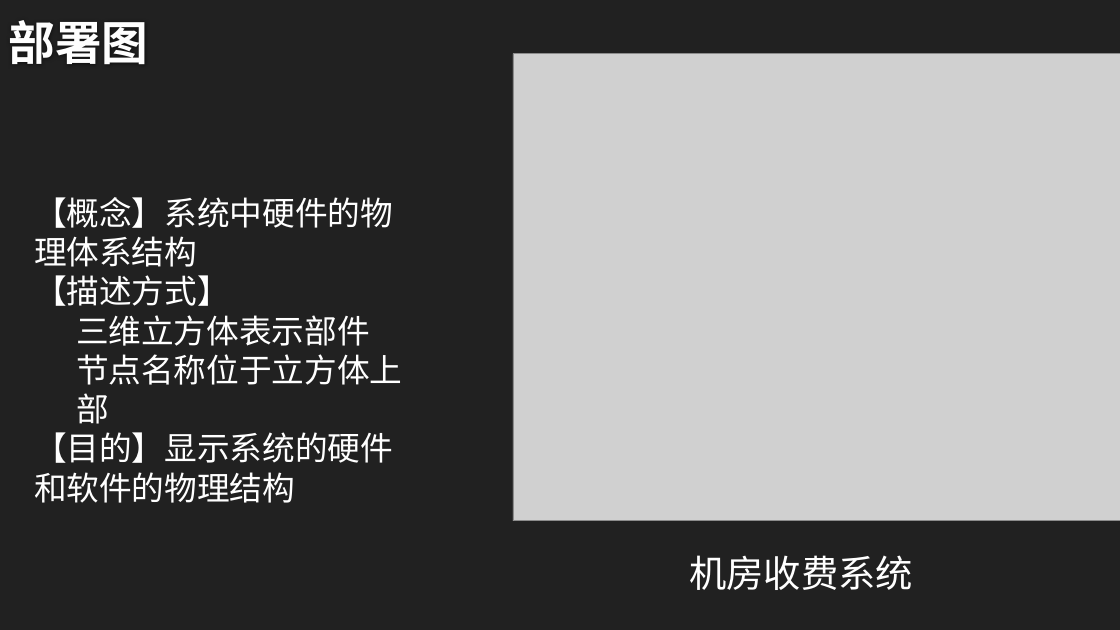
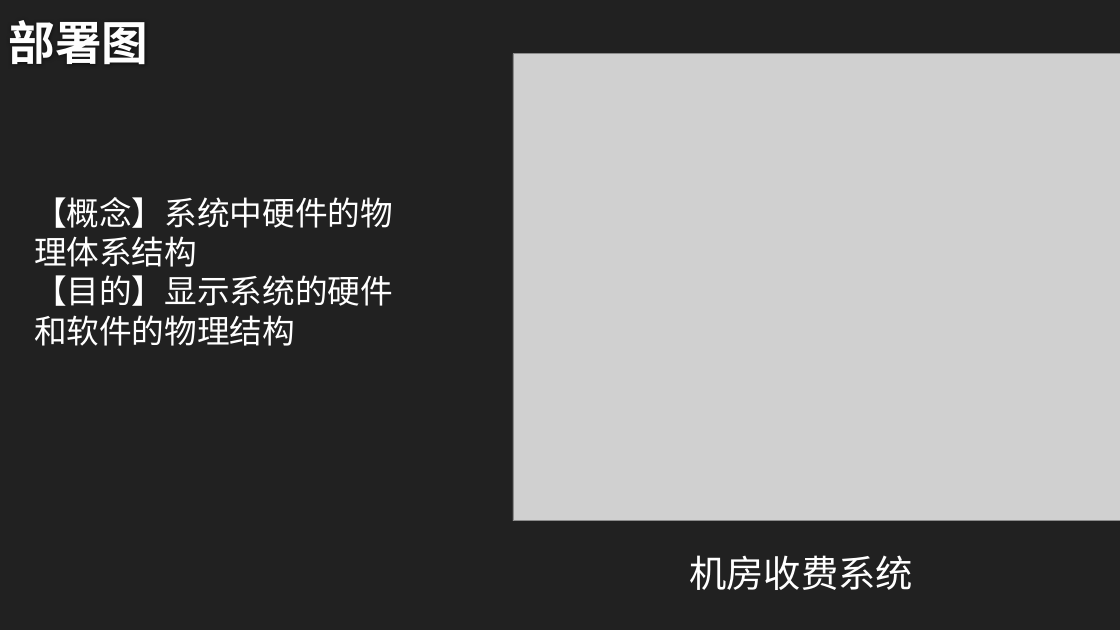
Before and after one commit to twn422/PRD2017, a slide deck: slide 21 of PRD-2017-G24/STW/非受控文件/翻转课堂作业/UML概述/UML概述.pptx (slide 20 before the commit). Drawn at 1120x630 pixels with LibreOffice and Linux fonts; fonts in the diff are those of the drawing; grey boxes stand for pictures; background and template pictures are left out. Boxes give left, top, right and bottom in pixels: in the first picture for what was removed or moved away, otherwise in the second. Text is boxed around its words. In the diff, an @@ line names an element or a change of style, - is before the commit and + after.

```diff
--- a/PRD-2017-G24/STW/非受控文件/翻转课堂作业/UML概述/UML概述.pptx
+++ b/PRD-2017-G24/STW/非受控文件/翻转课堂作业/UML概述/UML概述.pptx
@@ text at bbox=[34, 275, 402, 424]: paragraphs removed @@
-【描述方式】
-  三维立方体表示部件
-  节点名称位于立方体上部
```
Also in this commit, not shown: 9 other slides changed, 2 slides added, 4 other files.
